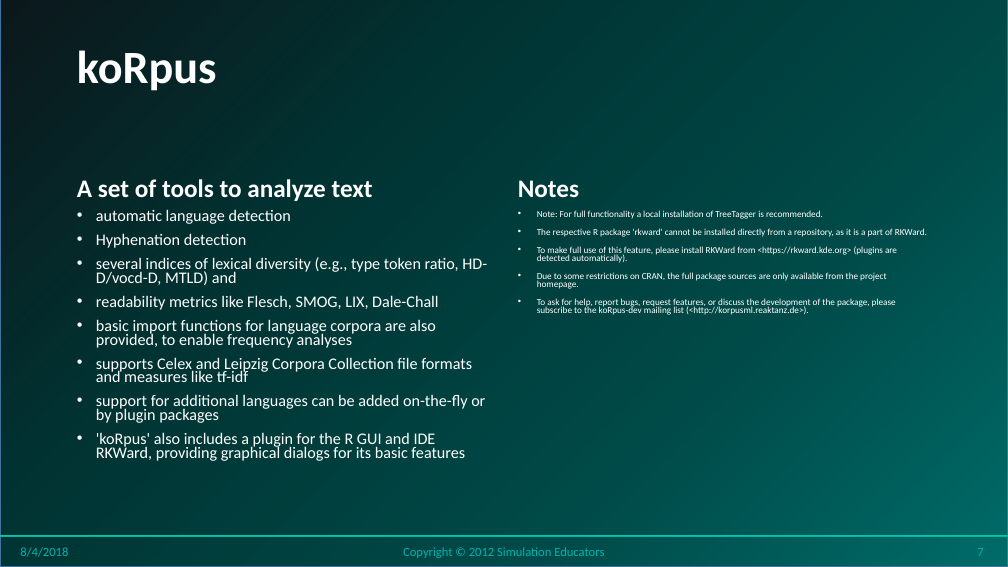
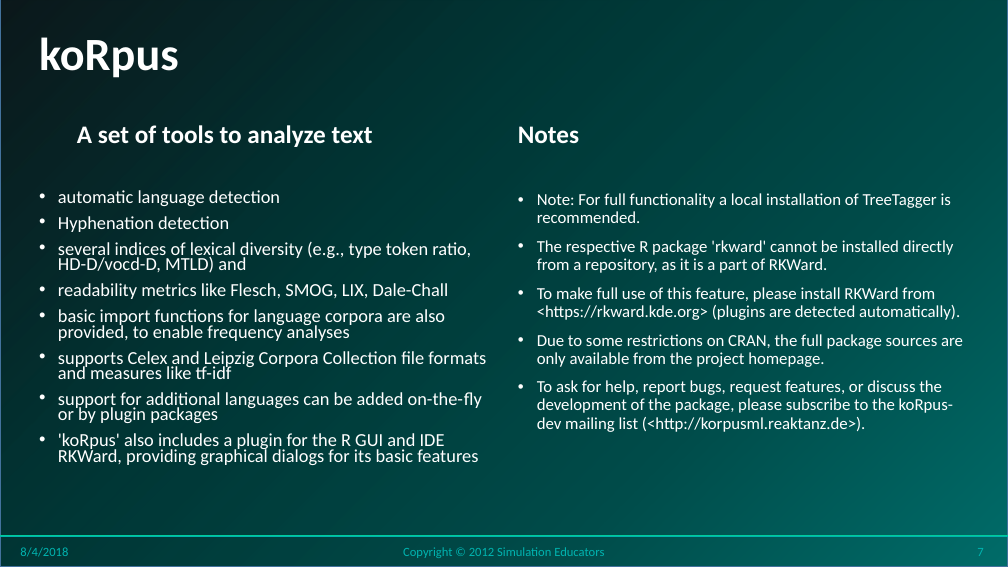
Before and after one commit to stricje1/VIT_University, a slide deck: slide 7 of Predictive_Modeling/PPT/Seminar 12 - Text Mining.pptx. Drawn at 1008x567 pixels with LibreOffice and Linux fonts; fonts in the diff are those of the drawing; background and template pictures are left out. Boxes give left, top, right and bottom in pixels: in the first picture for what was removed or moved away, otherwise in the second. Text is boxed around its words. In the diff, an @@ line names an element or a change of style, - is before the commit and + after.

```diff
--- a/Predictive_Modeling/PPT/Seminar 12 - Text Mining.pptx
+++ b/Predictive_Modeling/PPT/Seminar 12 - Text Mining.pptx
@@ title "koRpus": place and size @@
-title "koRpus" at box(77, 50, 217, 91)
+title "koRpus" at box(39, 37, 179, 78)
@@ text "A set of tools to ...": place and size @@
-text "A set of tools to ..." at box(77, 179, 373, 201)
+text "A set of tools to ..." at box(77, 125, 373, 147)
@@ text "A set of tools to ..." at box(77, 125, 373, 147): vertical alignment bottom to middle @@
@@ text "Notes": place and size @@
-text "Notes" at box(518, 180, 579, 198)
+text "Notes" at box(518, 126, 579, 144)
@@ text "Notes" at box(518, 126, 579, 144): vertical alignment bottom to middle @@
@@ text "automatic language detection": place and size @@
-text "automatic language detection" at box(96, 209, 487, 461)
+text "automatic language detection" at box(58, 190, 486, 465)
@@ text "automatic language detection" at box(58, 190, 486, 465): size 15.4 to 17.5 pt @@
@@ text "Note: For full functionality a ...": place and size @@
-text "Note: For full functionality a ..." at box(537, 210, 927, 315)
+text "Note: For full functionality a ..." at box(537, 193, 963, 432)
@@ text "Note: For full functionality a ..." at box(537, 193, 963, 432): size 8.8 to 16 pt; line spacing 0.7 to 0.9 @@
```
Also in this commit, not shown: 16 other slides changed, 1 slide removed, 3 other files.
